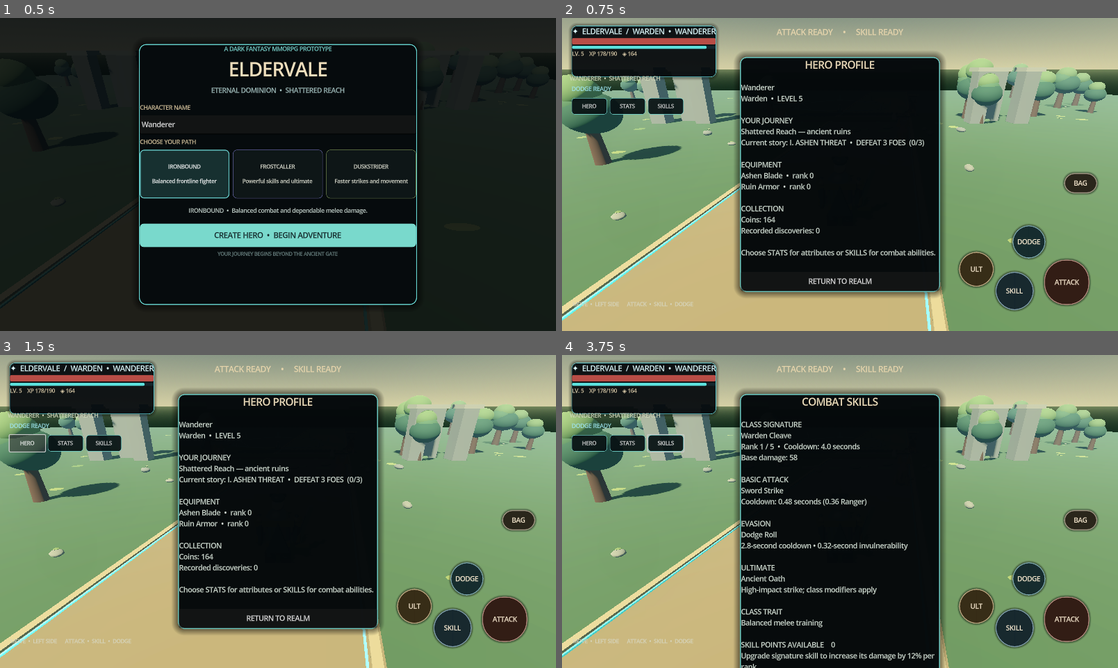
Above: before the commit, frames 1-4 (two rows, left to right).
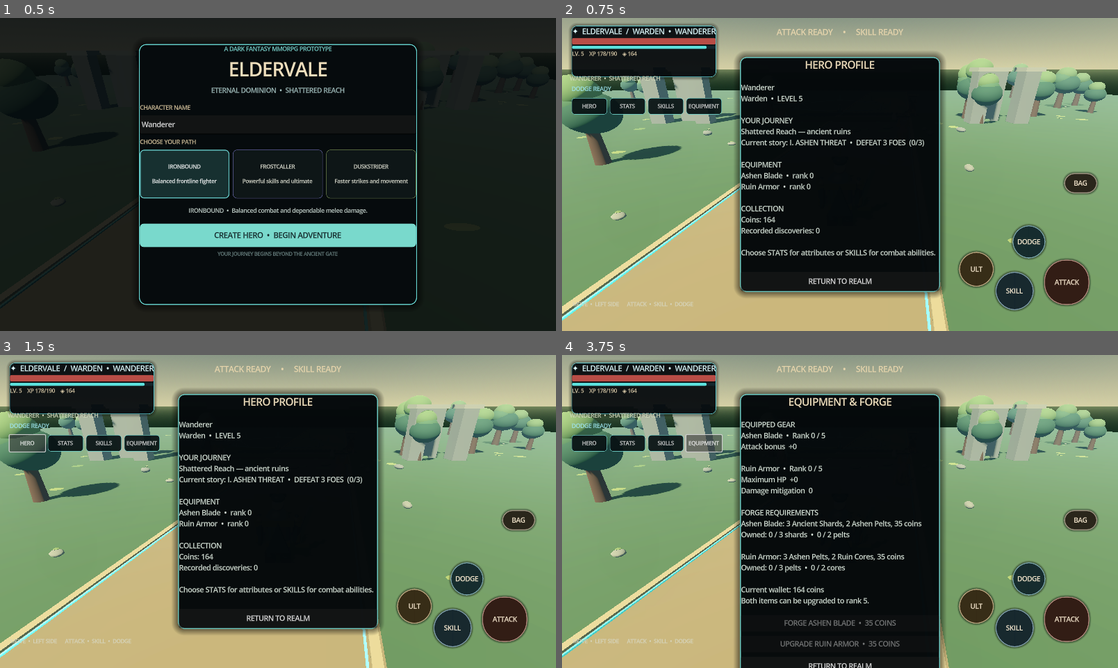
Above: after the commit, the same moments.

Repository: filesgloom-png/ELDERVALE
Game: Godot game, scene res://scenes/main_3d.tscn
The game is run twice, just before and just after one commit, with the same random seed, the same clock (stepped at 60 frames per second) and the same inputs.
Inputs (mouse positions are in pixels of both pictures, inside the frame that each line leads up to):
- Up to frame 1 (0.5 s): no input
- Up to frame 2 (0.75 s): click "CREATE HERO • BEGIN ADVENTURE" at 0.5 s
- Up to frame 3 (1.5 s): click "HERO" at 1.25 s
- Up to frame 4 (3.75 s): click "STATS" at 2 s; click "SKILLS" at 2.75 s; click (706, 442) at 3.5 s, where only the run after the commit has a clickable "EQUIPMENT"

Frame 1 is identical in both runs. In frame 2, 0.3% of the frame differs, in the area x 22-29%, y 25-31%; in frame 3, 0.3%; in frame 4, 5.4%, in the area x 15-68%, y 13-100%.

Commit message:
feat: add actionable equipment and forge profile tab

Diff:
--- a/scripts/main_3d.gd
+++ b/scripts/main_3d.gd
@@ -94,6 +94,8 @@
 var profile_power_button: Button
 var profile_vitality_button: Button
 var profile_skill_button: Button
+var profile_weapon_button: Button
+var profile_armor_button: Button
 
 func _ready() -> void:
 	_load_progress()
@@ -1072,6 +1074,7 @@
 	_add_profile_tab(profile_tabs, "HERO")
 	_add_profile_tab(profile_tabs, "STATS")
 	_add_profile_tab(profile_tabs, "SKILLS")
+	_add_profile_tab(profile_tabs, "EQUIPMENT")
 	var help := Label.new()
 	help.position = Vector2(24, 650)
 	help.text = "MOVE  •  LEFT SIDE      ATTACK  •  SKILL  •  DODGE"
@@ -1148,6 +1151,16 @@
 	profile_skill_button.custom_minimum_size = Vector2(0, 38)
 	profile_skill_button.pressed.connect(_upgrade_signature_skill)
 	stack.add_child(profile_skill_button)
+	profile_weapon_button = Button.new()
+	profile_weapon_button.name = "ForgeAshenBlade"
+	profile_weapon_button.custom_minimum_size = Vector2(0, 38)
+	profile_weapon_button.pressed.connect(_craft_weapon)
+	stack.add_child(profile_weapon_button)
+	profile_armor_button = Button.new()
+	profile_armor_button.name = "UpgradeRuinArmor"
+	profile_armor_button.custom_minimum_size = Vector2(0, 38)
+	profile_armor_button.pressed.connect(_craft_armor)
+	stack.add_child(profile_armor_button)
 	var close := Button.new()
 	close.text = "RETURN TO REALM"
 	close.custom_minimum_size = Vector2(0, 44)
@@ -1163,6 +1176,8 @@
 	profile_power_button.visible = tab_name == "STATS"
 	profile_vitality_button.visible = tab_name == "STATS"
 	profile_skill_button.visible = tab_name == "SKILLS"
+	profile_weapon_button.visible = tab_name == "EQUIPMENT"
+	profile_armor_button.visible = tab_name == "EQUIPMENT"
 	match tab_name:
 		"STATS":
 			profile_title_label.text = "CHARACTER ATTRIBUTES"
@@ -1188,6 +1203,17 @@
 			profile_content_label.text = "CLASS SIGNATURE\n%s\nRank %d / 5  •  Cooldown: 4.0 seconds\nBase damage: %d\n\nBASIC A …(477 unchanged characters)…
 			profile_skill_button.text = "UPGRADE SIGNATURE  •  %d POINTS" % skill_points
 			profile_skill_button.disabled = skill_points <= 0 or signature_skill_rank >= 5
+		"EQUIPMENT":
+			profile_title_label.text = "EQUIPMENT & FORGE"
+			var blade_shards := int(inventory.get("Ancient Shard", 0))
+			var blade_pelts := int(inventory.get("Ashen Pelt", 0))
+			var armor_pelts := int(inventory.get("Ashen Pelt", 0))
+			var armor_cores := int(inventory.get("Ruin Core", 0))
+			profile_content_label.text = "EQUIPPED GEAR\nAshen Blade  •  Rank %d / 5\nAttack bonus  +%d\n\nRuin Armor  •  Rank %d / 5\nMaximum HP  +%d\nDamage mitigation  %d\n\nFORGE REQUIREMENTS\nAshen Blade: 3 Ancient Shards, 2 Ashen Pelts, 35 coins\nOwned: %d / 3 shards  •  %d / 2 pelts\n\nRuin Armor: 3 Ashen Pelts, 2 Ruin Cores, 35 coins\nOwned: %d / 3 pelts  •  %d / 2 cores\n\nCurrent wallet: %d coins\nBoth items can be upgraded to rank 5." % [weapon_level, weapon_level * 9, armor_level, armor_level * 18, mini(12, armor_level * 3), blade_shards, blade_pelts, armor_pelts, armor_cores, coins]
+			profile_weapon_button.text = "FORGE ASHEN BLADE  •  35 COINS"
+			profile_weapon_button.disabled = weapon_level >= 5 or blade_shards < 3 or blade_pelts < 2 or coins < 35
+			profile_armor_button.text = "UPGRADE RUIN ARMOR  •  35 COINS"
+			profile_armor_button.disabled = armor_level >= 5 or armor_pelts < 3 or armor_cores < 2 or coins < 35
 		_:
 			profile_title_label.text = "HERO PROFILE"
 			profile_content_label.text = "%s\n%s  •  LEVEL %d\n\nYOUR JOURNEY\nShattered Reach — ancient ruins\nCurrent story: % …(310 unchanged characters)…
@@ -2276,6 +2302,8 @@
 	status_label.text = "ASHEN BLADE FORGED  •  LEVEL %d  •  +%d ATTACK" % [weapon_level, weapon_level * 9]
 	_refresh_progression_ui()
 	_save_progress()
+	if profile_panel != null and profile_panel.visible:
+		_show_profile_tab("EQUIPMENT")
 
 func _craft_armor() -> void:
 	if armor_level >= 5:
@@ -2294,6 +2322,8 @@
 	status_label.text = "RUIN ARMOR EQUIPPED  •  LEVEL %d  •  +%d MAX HP" % [armor_level, armor_level * 18]
 	_refresh_progression_ui()
 	_save_progress()
+	if profile_panel != null and profile_panel.visible:
+		_show_profile_tab("EQUIPMENT")
 
 func _quest_description() -> String:
 	match quest_stage:
